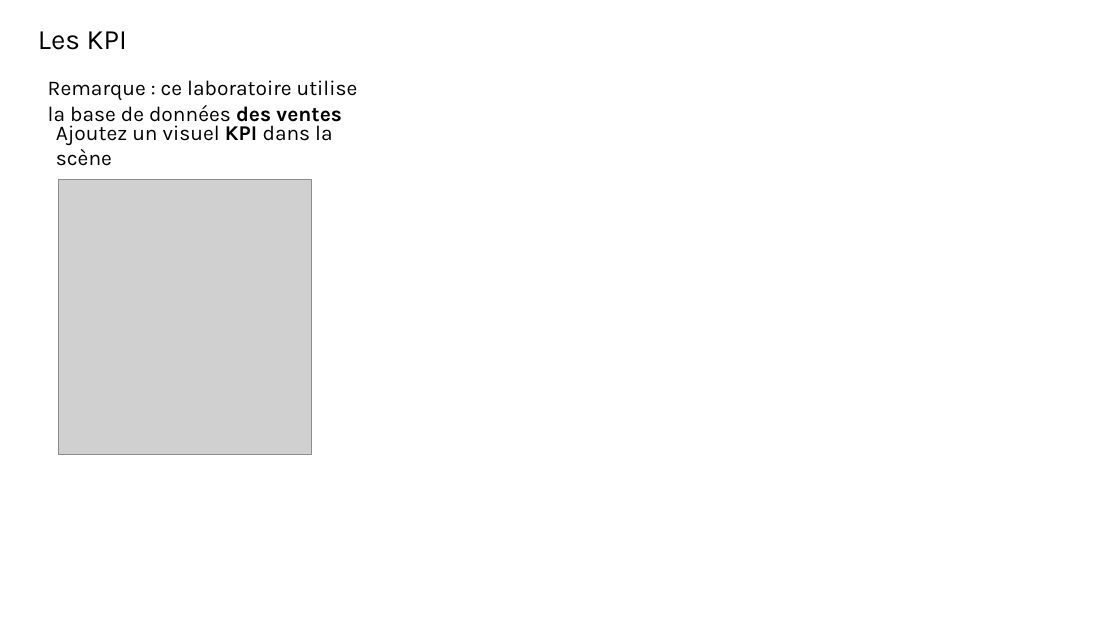
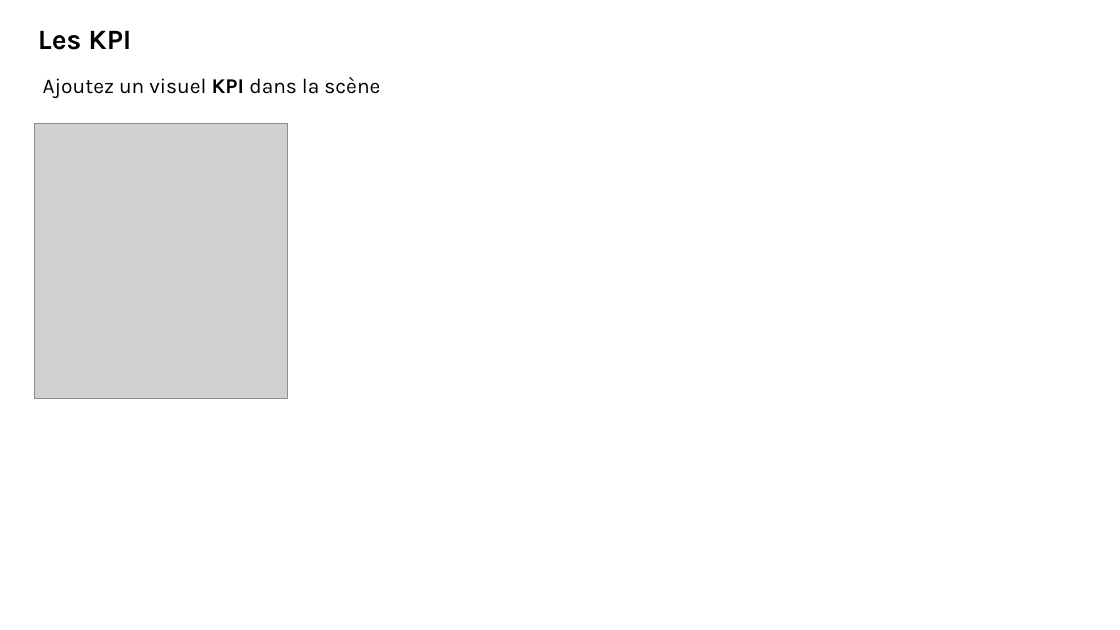
Before and after one commit to bejaouibechir/PowerBI, a slide deck: slide 3 of Français/6.Visuals/13.The KPI.pptx (slide 2 before the commit). Drawn at 1120x630 pixels with LibreOffice and Linux fonts; fonts in the diff are those of the drawing; grey boxes stand for pictures. Boxes give left, top, right and bottom in pixels: in the first picture for what was removed or moved away, otherwise in the second. Text is boxed around its words. In the diff, an @@ line names an element or a change of style, - is before the commit and + after.

```diff
--- a/Français/6.Visuals/13.The KPI.pptx
+++ b/Français/6.Visuals/13.The KPI.pptx
@@ text "Les KPI" at (38, 30, 131, 50): bold on @@
@@ text "Ajoutez un visuel KPI dans ..." rewrapped from (56, 121, 332, 166) to (43, 77, 380, 98) @@
@@ text removed at (48, 80, 358, 126) @@
-Remarque : ce laboratoire utilise la base de données des ventes
@@ picture: place and size @@
-picture at (59, 180, 312, 455)
+picture at (34, 124, 287, 398)
```
Also in this commit, not shown: 4 other slides changed, 7 slides added, 10 slides removed, 39 other files.
